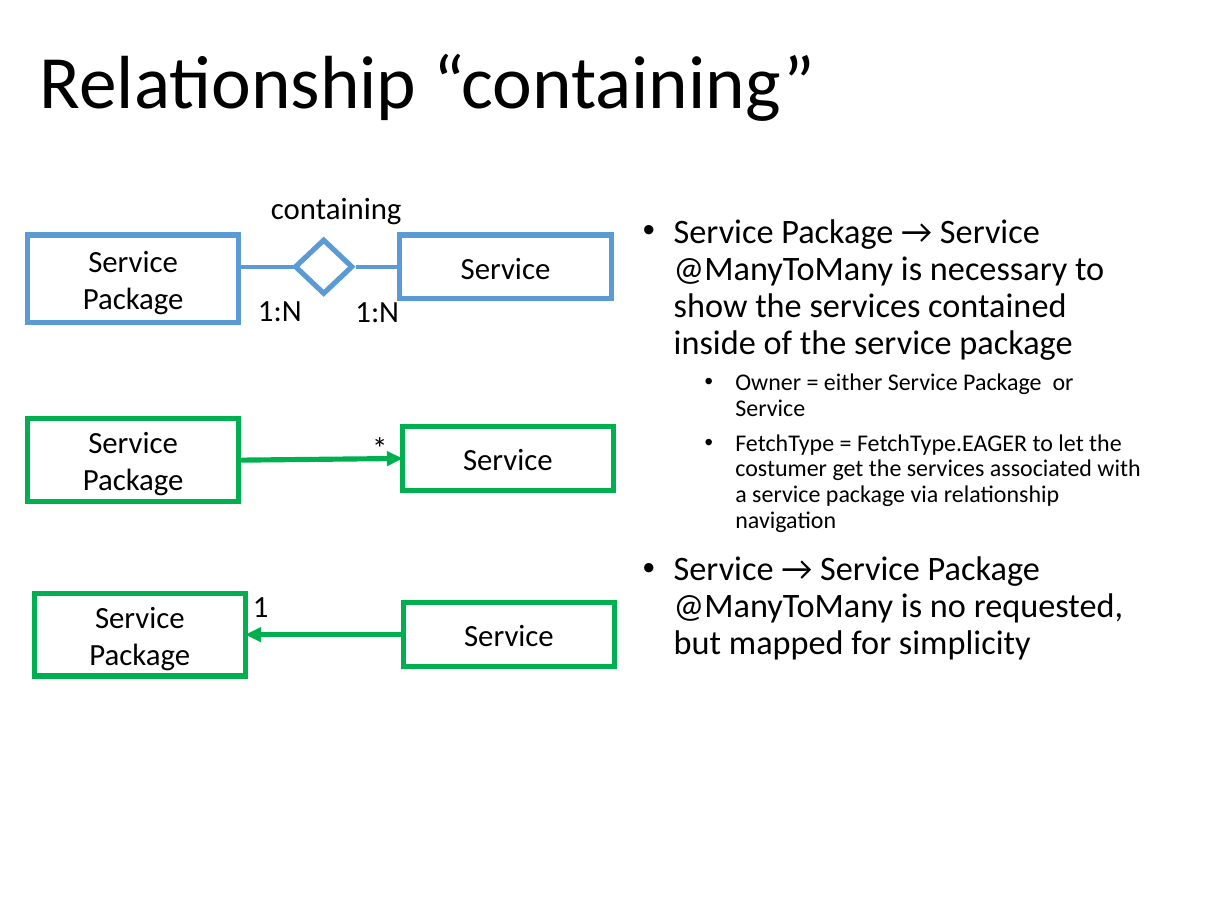
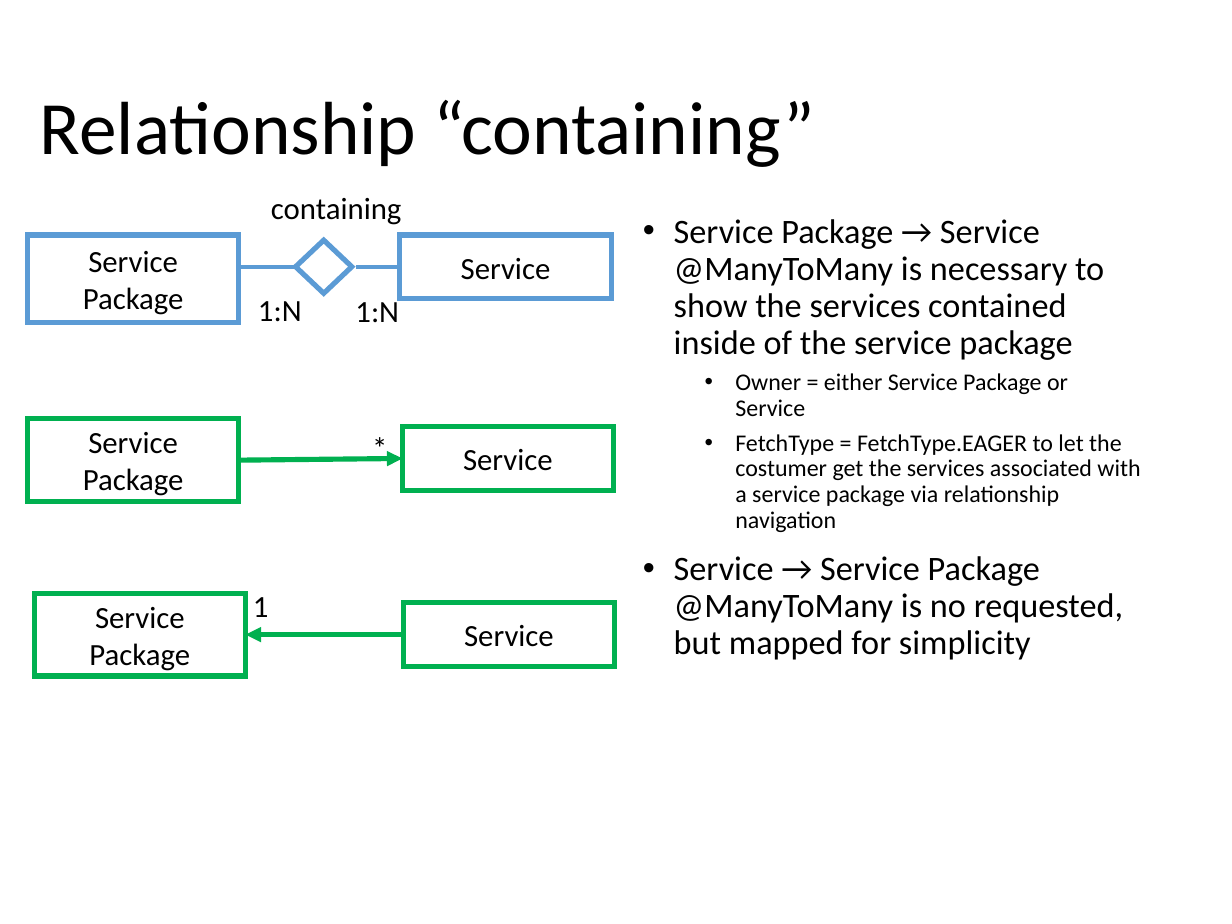
Before and after one commit to marcozetaa/TelcoService, a slide deck: slide 14 of UML/Presentation.pptx (slide 15 before the commit). Drawn at 1232x924 pixels with LibreOffice and Linux fonts; fonts in the diff are those of the drawing. Boxes give left, top, right and bottom in pixels: in the first picture for what was removed or moved away, otherwise in the second. Text is boxed around its words. In the diff, an @@ line names an element or a change of style, - is before the commit and + after.

```diff
--- a/UML/Presentation.pptx
+++ b/UML/Presentation.pptx
@@ title "Relationship “containing”": place and size @@
-title "Relationship “containing”" at box(40, 54, 815, 121)
+title "Relationship “containing”" at box(40, 100, 815, 167)
```
Also in this commit, not shown: 2 other slides changed, 2 slides added.
